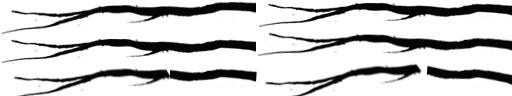
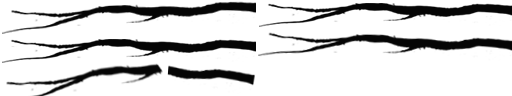
Layers edited between the first and the second 512×96 image:
removed layer "Layer 2 copy" over (x1=265, y1=63, x2=422, y2=96)
added group "Group 1" with 7 layers over (x1=6, y1=46, x2=512, y2=96)
moved "Layer 1 copy 5" into group "Group 1", painted on it over (x1=6, y1=46, x2=512, y2=96)
hid "Layer 2", moved it into group "Group 1" over (x1=13, y1=67, x2=171, y2=96)
hid "Layer 1 copy 4", moved it into group "Group 1" over (x1=11, y1=63, x2=257, y2=92)
